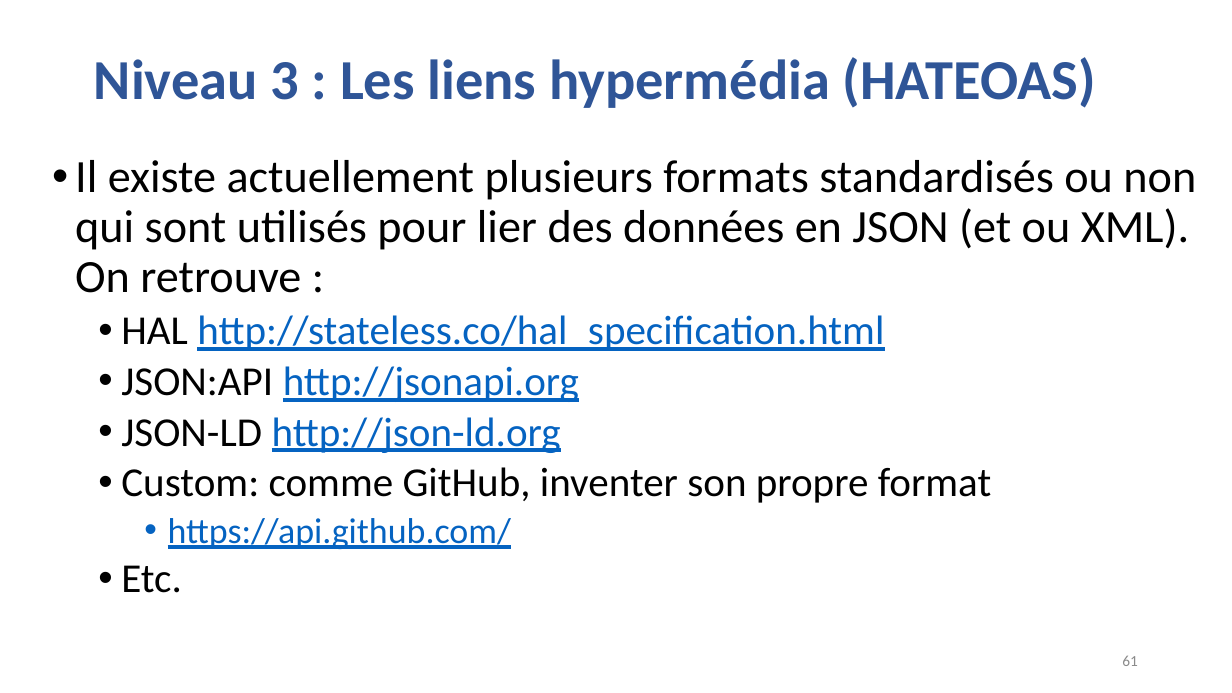
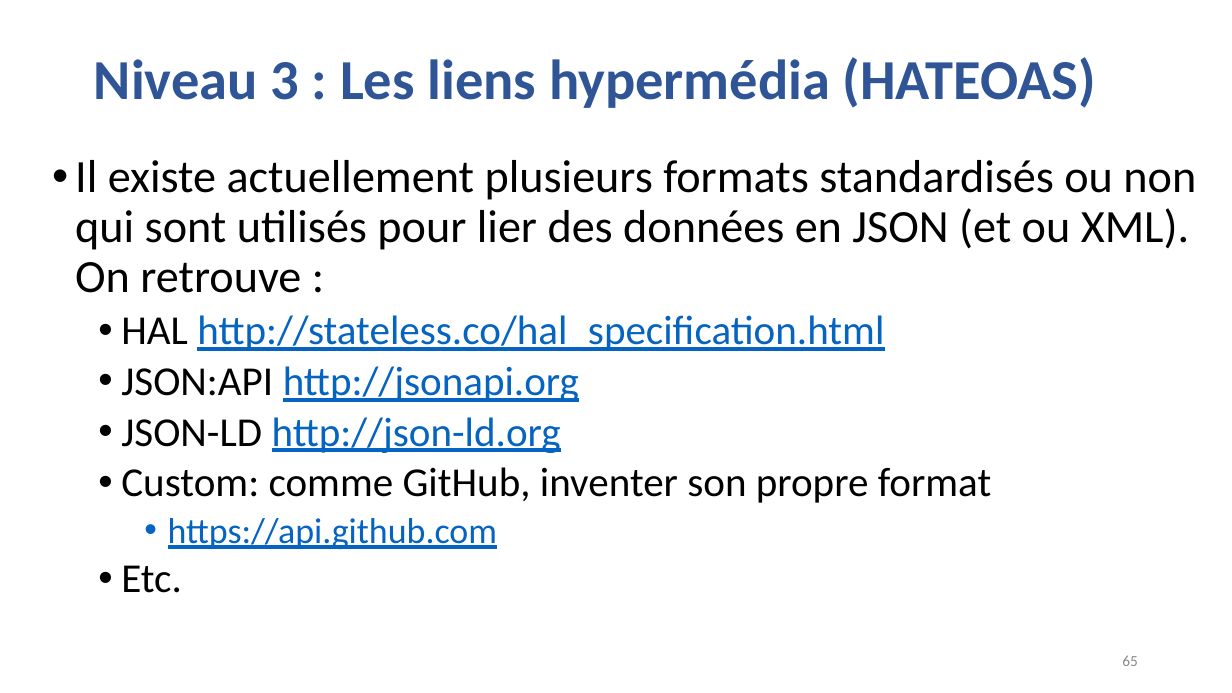
Before and after one commit to guillaumechervet/course.rest, a slide deck: slide 65 of documentations/3 - Web Services partie REST.pptx (slide 61 before the commit). Drawn at 1232x693 pixels with LibreOffice and Linux fonts; fonts in the diff are those of the drawing. Boxes give left, top, right and bottom in pixels: in the first picture for what was removed or moved away, otherwise in the second. Text is boxed around its words. In the diff, an @@ line names an element or a change of style, - is before the commit and + after.

```diff
--- a/documentations/3 - Web Services partie REST.pptx
+++ b/documentations/3 - Web Services partie REST.pptx
@@ text at (x1=168, y1=518, x2=497, y2=549): text changed @@
-    • https://api.github.com/
+    • https://api.github.com
@@ page number at (x1=1122, y1=655, x2=1138, y2=666): text changed @@
-61
+65
```
Also in this commit, not shown: 10 other slides changed, 4 slides added, 7 other files.
